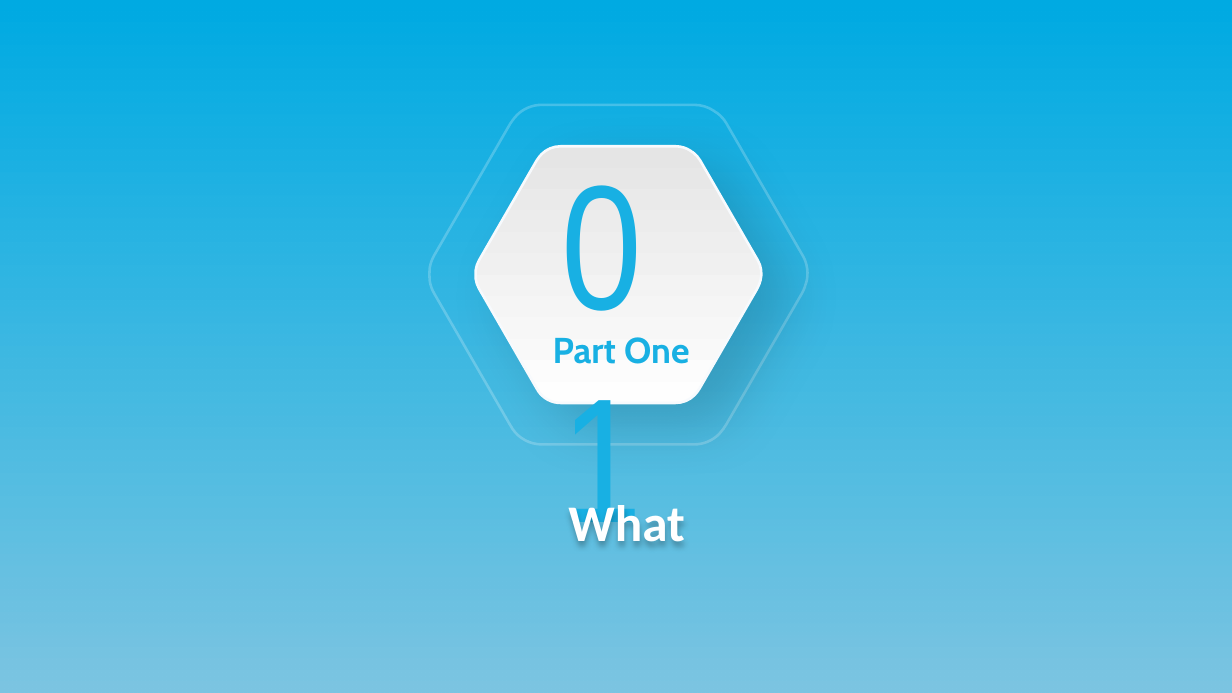
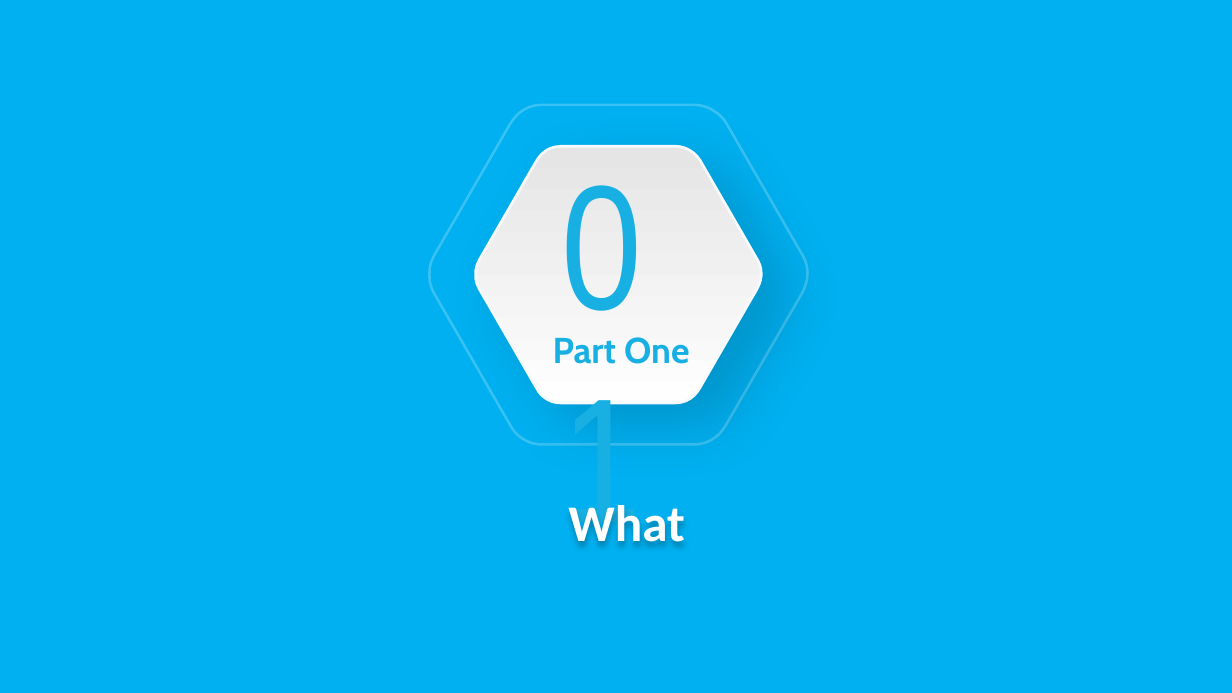
Before and after one commit to wugenshui/ppt, a slide deck: slide 2 of HTML_CSS/Html&CSS.pptx. Drawn at 1232x693 pixels with LibreOffice and Linux fonts; fonts in the diff are those of the drawing. Boxes give left, top, right and bottom in pixels: in the first picture for what was removed or moved away, otherwise in the second. Text is boxed around its words. In the diff, an @@ line names an element or a change of style, - is before the commit and + after.

```diff
--- a/HTML_CSS/Html&CSS.pptx
+++ b/HTML_CSS/Html&CSS.pptx
@@ background gradient #9DC3E6 to #00B0F0 to #00B0F0 @@
@@ rectangle removed at (0,0,1232,693) @@
```
Also in this commit, not shown: 17 other slides changed, 2 slides added.
